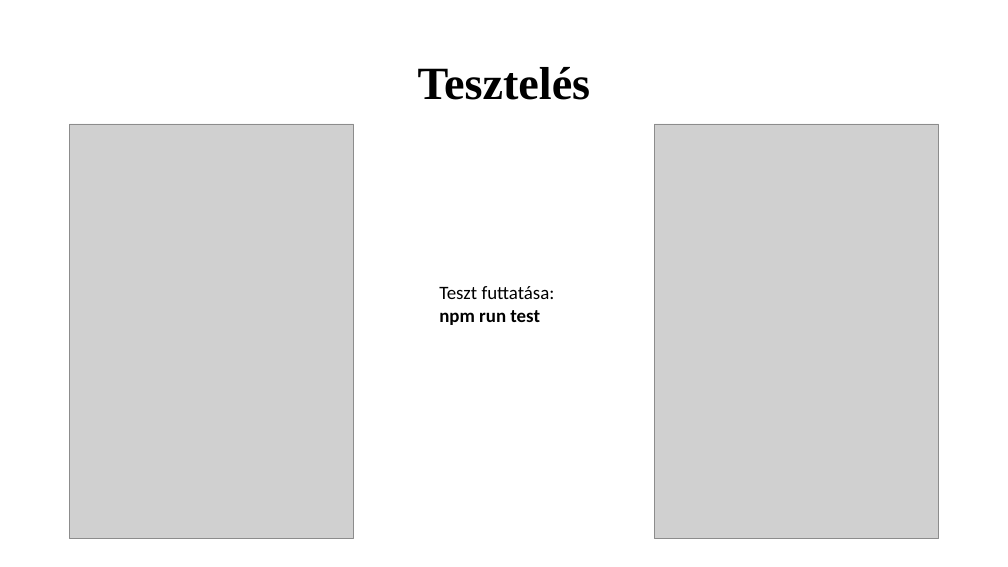
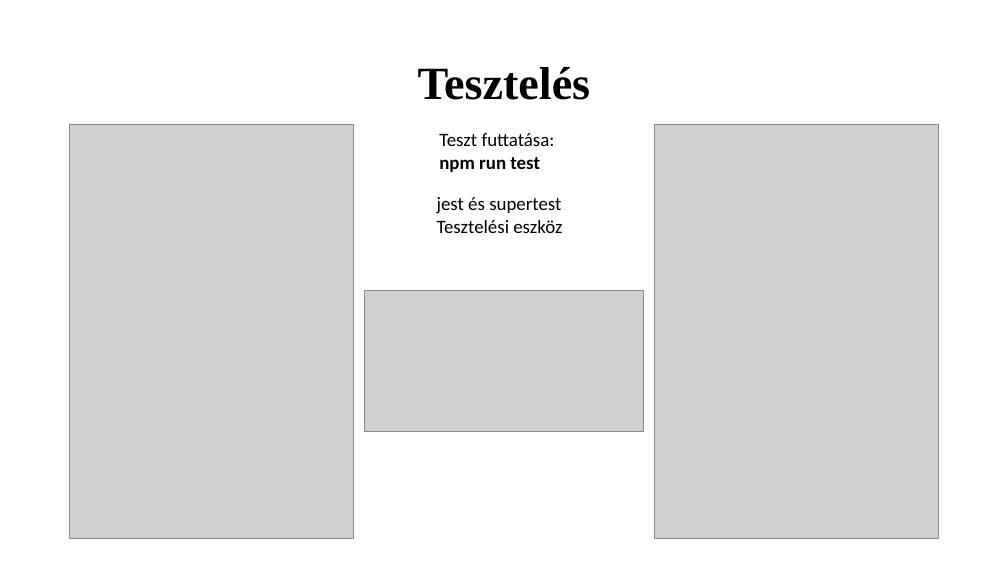
Before and after one commit to K0RN3L07/ParKing, a slide deck: slide 28 of Dokumentumok/ParKing-prezentacio.pptx. Drawn at 1008x567 pixels with LibreOffice and Linux fonts; fonts in the diff are those of the drawing; grey boxes stand for pictures. Boxes give left, top, right and bottom in pixels: in the first picture for what was removed or moved away, otherwise in the second. Text is boxed around its words. In the diff, an @@ line names an element or a change of style, - is before the commit and + after.

Commit message:
updated ppt

```diff
--- a/Dokumentumok/ParKing-prezentacio.pptx
+++ b/Dokumentumok/ParKing-prezentacio.pptx
@@ text "Teszt futtatása:": place and size @@
-text "Teszt futtatása:" at bbox=[439, 286, 555, 325]
+text "Teszt futtatása:" at bbox=[439, 133, 555, 172]
@@ text added at bbox=[437, 197, 562, 233], 18 pt, text #000000 @@
+jest és supertest
+Tesztelési eszköz
@@ picture added at bbox=[365, 290, 644, 432] @@
```
Also in this commit, not shown: 1 slide added, 1 other file.
